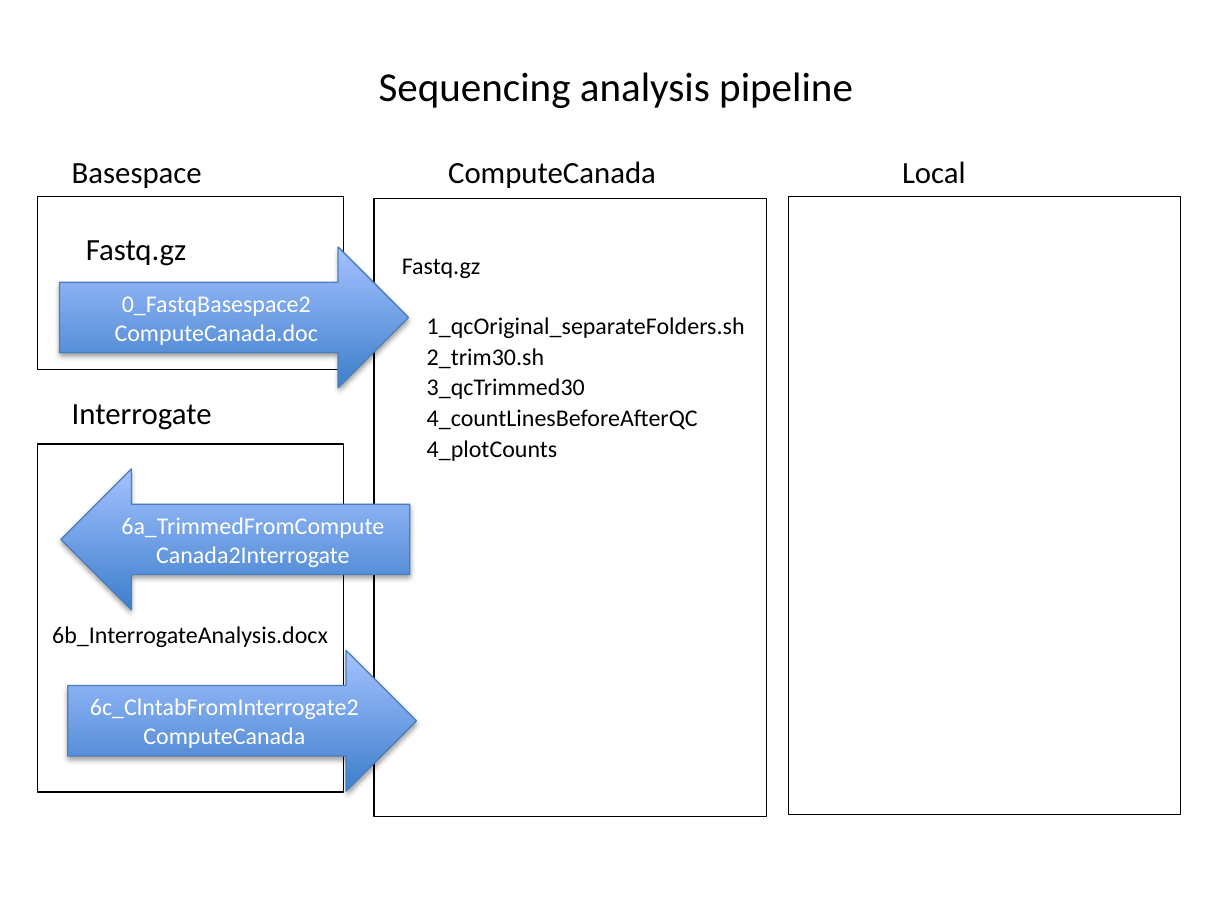
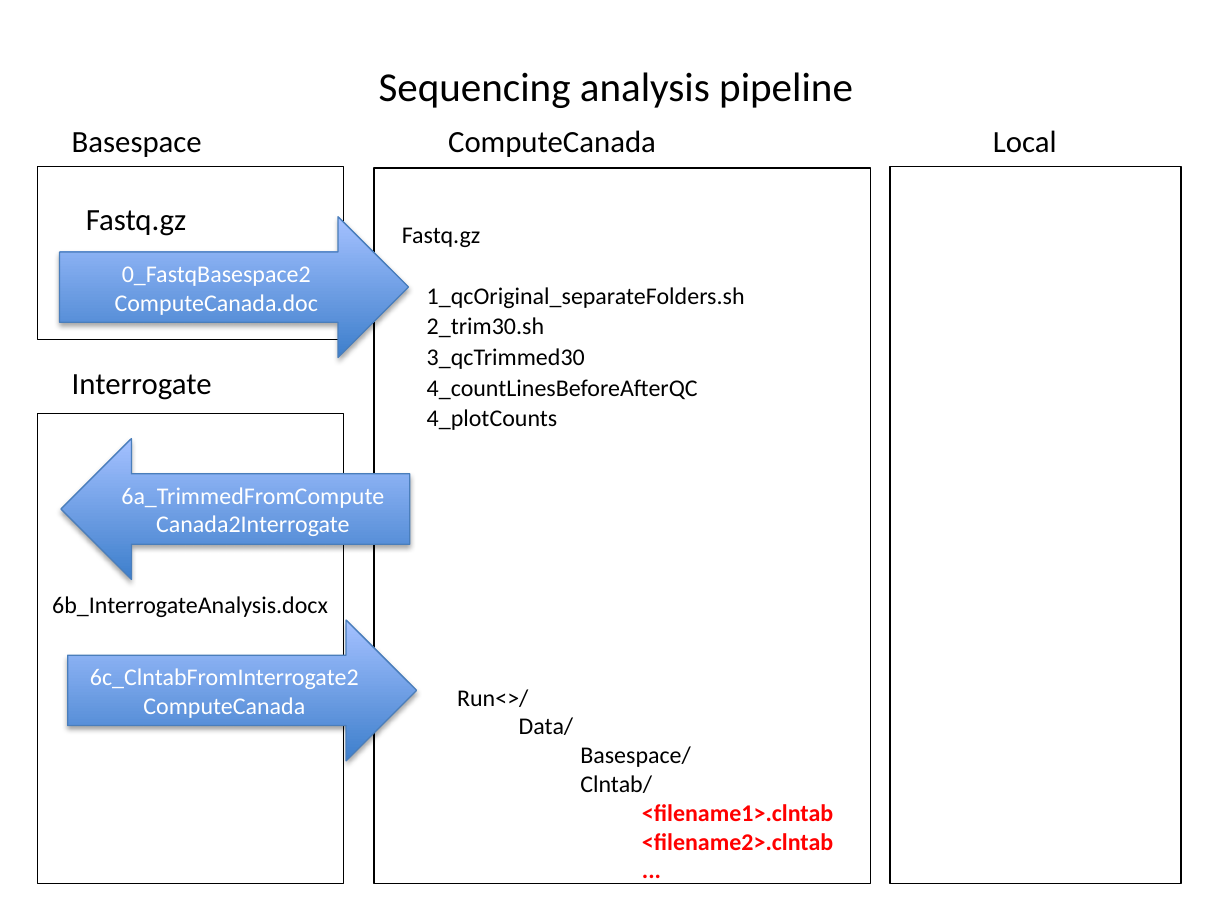
Before and after one commit to skylerchang/IntrgAnalysis, a slide deck: slide 1 of analysisFlowchart.pptx. Drawn at 1232x924 pixels with LibreOffice and Linux fonts; fonts in the diff are those of the drawing. Boxes give left, top, right and bottom in pixels: in the first picture for what was removed or moved away, otherwise in the second. Text is boxed around its words. In the diff, an @@ line names an element or a change of style, - is before the commit and + after.

```diff
--- a/analysisFlowchart.pptx
+++ b/analysisFlowchart.pptx
@@ text "Local": place and size @@
-text "Local" at bbox=[902, 161, 966, 184]
+text "Local" at bbox=[993, 130, 1057, 153]
@@ rectangle: place and size @@
-rectangle at bbox=[375, 198, 766, 817]
+rectangle at bbox=[375, 168, 871, 883]
@@ rectangle: place and size @@
-rectangle at bbox=[788, 197, 1180, 816]
+rectangle at bbox=[890, 166, 1180, 883]
@@ rectangle "v": place and size @@
-rectangle "v" at bbox=[37, 445, 342, 793]
+rectangle "v" at bbox=[37, 414, 342, 883]
@@ 11 texts, 3 right arrows, 1 rectangle: place and size @@
-11 texts, 3 right arrows, 1 rectangle at bbox=[37, 161, 745, 791]
+11 texts, 3 right arrows, 1 rectangle at bbox=[37, 130, 745, 760]
@@ text added at bbox=[457, 689, 833, 850], 14 pt, text #FF0000, bold @@
+Run<>/
+Data/
+    Basespace/
+    Clntab/
+    <filename1>.clntab
+    <filename2>.clntab
+    ...
```
Also in this commit, not shown: 1 slide added, 1 other file.
